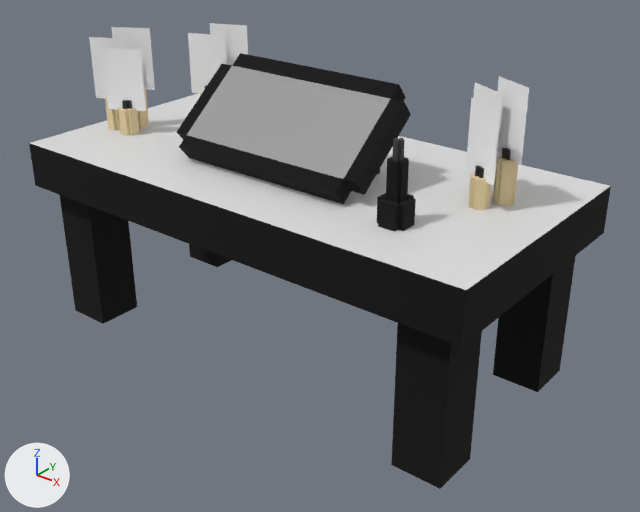
One commit to the FBX model FiveGuys/Assets/Models/Table.fbx: the scene before it, then after it.
Both versions are drawn from a camera (50 mm lens) standing at (4.05, -4.85, 3.82) and looking at (0.21, -0.04, 0.84). Every picture has the same lights, and +X, +Y and +Z are marked at lower left. Where no turn or scale is listed for an object, it has been applied to the vertices.

In view in the first picture: 'Table'.
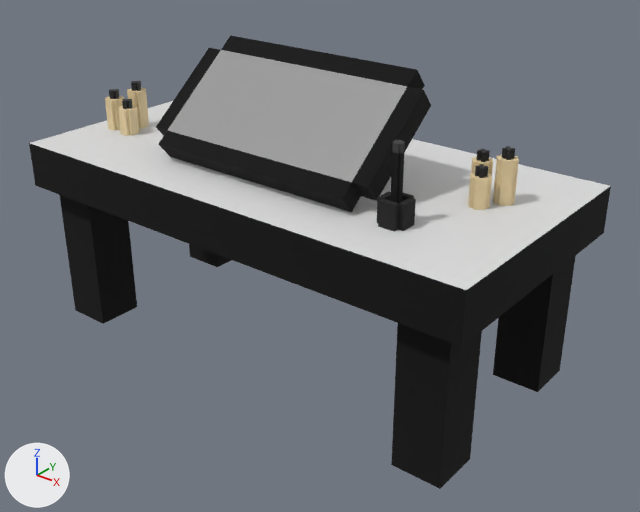
The edits, one by one:
Material 'Black 2Shade' (mat_black_2shade) is new.
Its base color is (0.0112, 0.0112, 0.0112) (black #1b1b1b).
Its roughness is 1.0.
me_cube_006 is used by ob_table; location (0.0, 0.0, 0.0).
me_cube_006 had 1064 vertices, 1002 faces and spanned x -2.0..2.0, y -1.0..1.0, z 0.0..2.36.
me_cube_006 now has 1020 vertices, 978 faces and spans x -2.0..2.0, y -1.0..1.0, z 0.0..2.35.
me_cube_006 part 1: the loose piece of 32 vertices spanning x -0.85..0.85, y -0.55..0.25, z 1.54..2.23 is scaled about its middle by 1.17, then moved by (0.0, -0.02, 0.06).
me_cube_006 part 2: 8 loose pieces with 32 vertices, spanning x -1.9..1.69, y -0.41..0.49, z 1.73..2.36, are deleted.
Part 3, on me_cube_006:
150 vertices are removed from x 1.13..1.25, y -0.55..-0.44, z 1.65..2.1.
154 faces are deleted.
87 vertices are added at x 1.16..1.22, y -0.53..-0.46, z 1.54..2.08.
6 new vertices lie (0.0, 0.0, -0.11) away from vertices in x 1.16..1.22, y -0.53..-0.46, z 1.65.
6 new vertices lie (0.0, 0.0, 0.11) away from vertices in x 1.16..1.22, y -0.53..-0.46, z 1.65.
11 new vertices lie (0.0, 0.0, 0.1) away from vertices in x 1.16..1.22, y -0.53..-0.46, z 1.76.
14 new vertices lie (0.0, 0.0, 0.16) away from vertices in x 1.16..1.22, y -0.53..-0.46, z 1.86.
14 new vertices lie (0.0, 0.0, 0.06) away from vertices in x 1.16..1.22, y -0.53..-0.46, z 2.02.
101 new faces join them, mat_black_absolute (black #000000).
37 new faces join them, mat_grey (black #414141).
me_cube_006 no longer uses material mat_fire (white #ffffff).
me_cube_006 now uses material mat_black_2shade (black #1b1b1b).

Where the change shows, as pixel boxes (x1, y1, x2, y2) in the pictures (640 x 512 px; the box of a moved part takes in the faces that stretch with it):
'Table', reshaped
    before: (29, 23, 611, 489)
    after: (29, 35, 611, 489)
part 1 of me_cube_006, moved or reshaped
    before: (177, 53, 411, 204)
    after: (156, 35, 431, 212)
part 2 of me_cube_006, deleted
    before: (89, 23, 529, 186)
part 3 of me_cube_006, moved or reshaped
    before: (386, 138, 409, 203)
    after: (390, 140, 405, 203)
